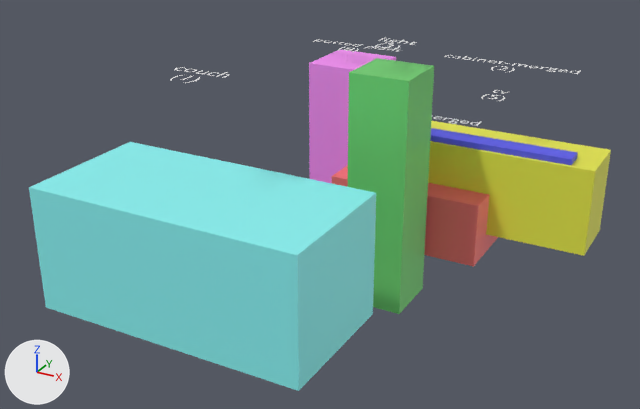
One commit to the Blender file inference/output/reconstruction.blend: the scene before it, then after it.
Camera for both pictures: a camera (50 mm lens) standing at (2.25, -6.24, 2.1) and looking at (-0.32, -1.57, -0.24). Every picture has the same lights, and +X, +Y and +Z are marked at lower left. The older version comes first.

In view in the first picture: 'Text', 'Text.001', 'Text.002', 'Text.003', 'Text.004', 'Text.005', 'cabinet-merged_2', 'couch_1', 'light_3', 'potted plant_8', 'table-merged_7', 'tv_5'.
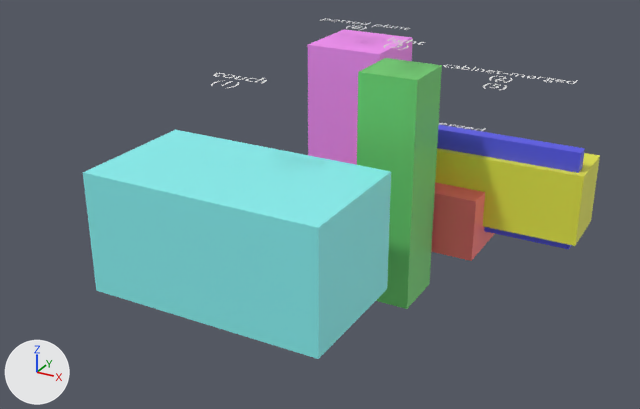
What changed in the scene script:
```text
Change me_cube:
    used by ob_couch_1; location = (-0.62, -2.434, -0.281)
    remove me_cube.from_pydata(...)  # 8 vertices, 6 faces; spans x -0.9..0.9, y -0.45..0.45, z -0.4..0.4
    add me_cube.from_pydata(...)  # 8 vertices, 6 faces; spans x -0.8..0.8, y -0.45..0.45, z -0.4..0.4
    me_cube part 1: the whole mesh is scaled about its middle by (0.889, 1, 1)
Change me_cube_001:
    used by ob_cabinet_merged_2; location = (0.557, -0.581, -0.27)
    remove me_cube_001.from_pydata(...)  # 8 vertices, 6 faces; spans x -0.7..0.7, y -0.225..0.225, z -0.3..0.3
    add me_cube_001.from_pydata(...)  # 8 vertices, 6 faces; spans x -0.65..0.65, y -0.225..0.225, z -0.25..0.25
    me_cube_001 part 2: the whole mesh is scaled about its middle by (0.929, 1, 0.833)
Change me_cube_003:
    used by ob_tv_5; location = (0.547, -0.703, -0.254)
    remove me_cube_003.from_pydata(...)  # 8 vertices, 6 faces; spans x -0.55..0.55, y -0.075..0.075, z -0.325..0.325
    add me_cube_003.from_pydata(...)  # 8 vertices, 6 faces; spans x -0.6..0.6, y -0.05..0.05, z -0.35..0.35
    me_cube_003 part 3: the whole mesh is scaled about its middle by (1.09, 0.667, 1.08)
Change me_cube_004:
    used by ob_table_merged_7; location = (0.031, -0.728, -0.494)
    remove me_cube_004.from_pydata(...)  # 8 vertices, 6 faces; spans x -0.55..0.55, y -0.3..0.3, z -0.225..0.225
    add me_cube_004.from_pydata(...)  # 8 vertices, 6 faces; spans x -0.5..0.5, y -0.3..0.3, z -0.225..0.225
    me_cube_004 part 4: the whole mesh is scaled about its middle by (0.909, 1, 1)
Change me_cube_005:
    used by ob_potted_plant_8; location = (-0.76, -0.231, -0.131)
    remove me_cube_005.from_pydata(...)  # 8 vertices, 6 faces; spans x -0.25..0.25, y -0.25..0.25, z -0.5..0.5
    add me_cube_005.from_pydata(...)  # 8 vertices, 6 faces; spans x -0.3..0.3, y -0.3..0.3, z -0.6..0.6
    me_cube_005 part 5: the whole mesh is scaled about its middle by 1.2
Change ob_couch_1:
    ob_couch_1.location: (-0.62, -2.434, -0.281) -> (-0.551, -2.164, -0.249)
Change ob_cabinet_merged_2:
    ob_cabinet_merged_2.location: (0.557, -0.581, -0.27) -> (0.525, -0.5, -0.302)
Change ob_light_3:
    ob_light_3.location: (0.042, -1.286, -0.152) -> (0.044, -1.16, -0.178)
Change ob_tv_5:
    ob_tv_5.location: (0.547, -0.703, -0.254) -> (0.527, -0.622, -0.264)
Change ob_table_merged_7:
    ob_table_merged_7.location: (0.031, -0.728, -0.494) -> (0.025, -0.611, -0.518)
Change ob_potted_plant_8:
    ob_potted_plant_8.location: (-0.76, -0.231, -0.131) -> (-0.718, -0.187, -0.088)
Change ob_text:
    ob_text.location: (-0.62, -2.434, 0.799) -> (-0.551, -2.164, 0.711)
Change ob_text_001:
    ob_text_001.location: (0.557, -0.581, 0.57) -> (0.525, -0.5, 0.478)
Change ob_text_002:
    ob_text_002.location: (0.042, -1.286, 0.808) -> (0.044, -1.16, 0.782)
Change ob_text_003:
    ob_text_003.location: (0.547, -0.703, 0.406) -> (0.527, -0.622, 0.456)
Change ob_text_004:
    ob_text_004.location: (0.031, -0.728, 0.166) -> (0.025, -0.611, 0.082)
Change ob_text_005:
    ob_text_005.location: (-0.76, -0.231, 0.469) -> (-0.718, -0.187, 0.632)
```

Location of each change, [x1, y1, x2, y2] in pixels of the pictures (640 x 409 px):
'couch_1', moved, rescaled (11% narrower, 8% shorter)
    before: [29, 142, 376, 391]
    after: [83, 130, 391, 359]
'light_3', moved
    before: [347, 58, 434, 314]
    after: [357, 58, 442, 309]
'cabinet-merged_2', moved, rescaled
    before: [428, 121, 611, 256]
    after: [435, 148, 600, 246]
'potted plant_8', moved, rescaled
    before: [309, 50, 396, 183]
    after: [308, 29, 413, 165]
'table-merged_7', moved, rescaled
    before: [332, 165, 498, 267]
    after: [431, 182, 495, 261]
'tv_5', moved, rescaled
    before: [430, 128, 578, 165]
    after: [437, 125, 585, 249]
'Text.001', moved
    before: [444, 55, 581, 74]
    after: [444, 65, 578, 84]
'Text', moved
    before: [170, 67, 229, 83]
    after: [211, 73, 267, 88]
'Text.005', moved
    before: [313, 39, 401, 52]
    after: [320, 18, 407, 30]
'Text.002', moved
    before: [374, 37, 416, 50]
    after: [383, 37, 424, 50]
'Text.004', moved
    before: [432, 115, 482, 126]
    after: [439, 123, 486, 131]
'Text.003', moved
    before: [481, 90, 508, 101]
    after: [483, 79, 511, 90]
